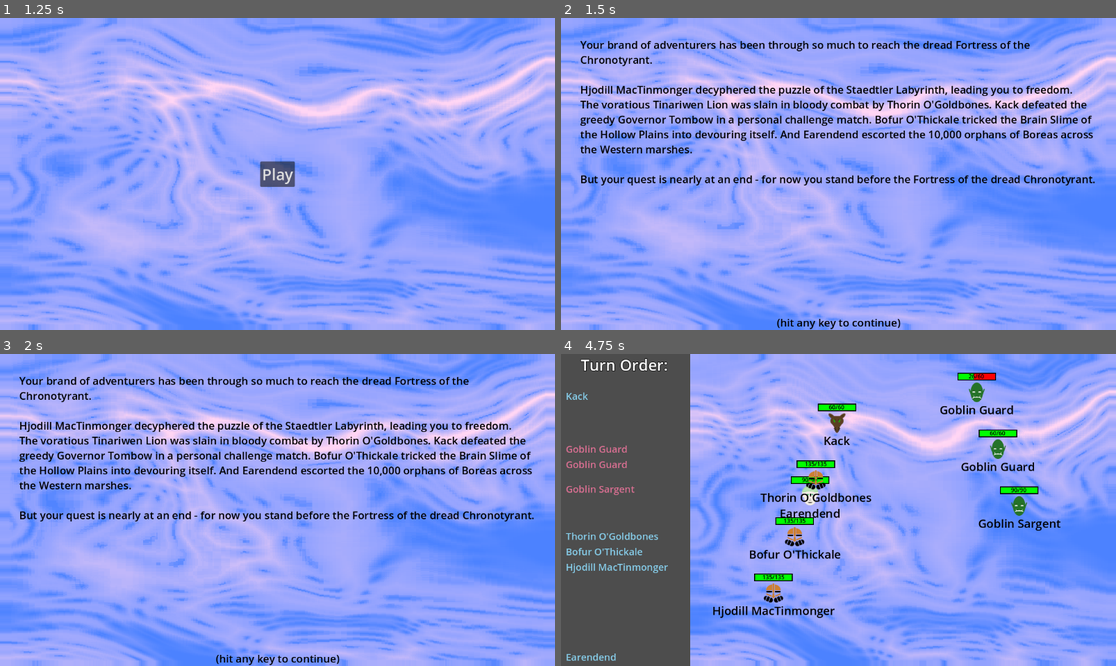
Above: before the commit, frames 1-4 (two rows, left to right).
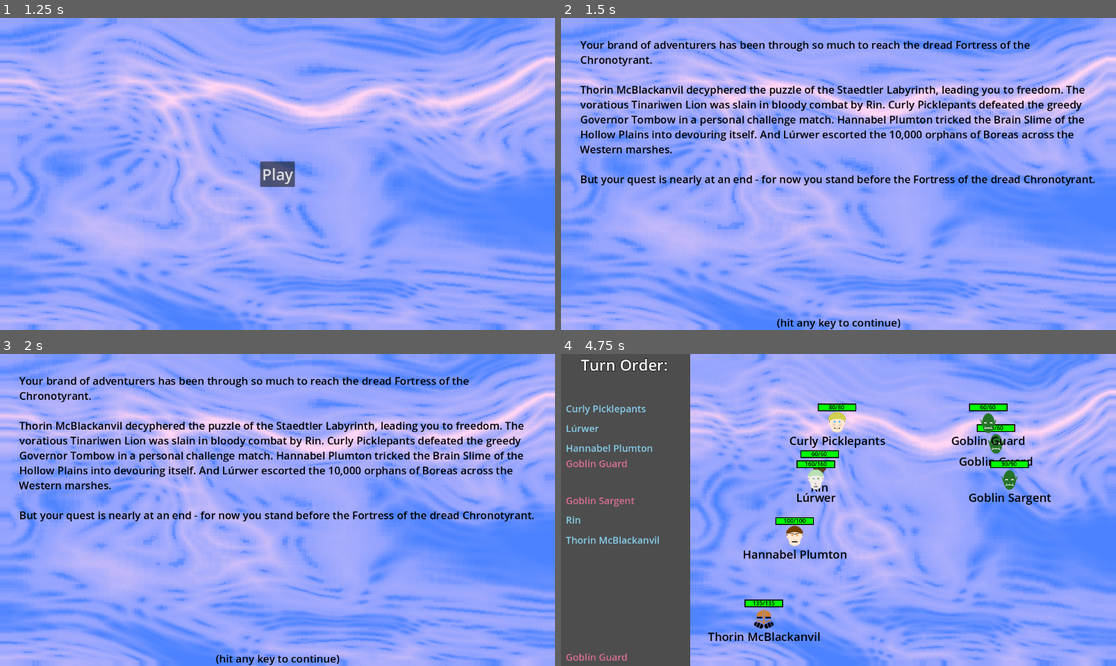
Above: after the commit, the same moments.

Repository: Habidakus/wild-jam-78-erase
Game: Godot game, scene res://Scenes/main.tscn
Two runs of this game, one before a commit and one after it. Both use one fixed random seed, a clock stepped at 60 frames per second and the inputs below. The engine's default icon, where the game draws it, is replaced by a stand-in: a white triangle on a blue panel in a dark square.
Inputs (mouse positions are in pixels of both pictures, inside the frame that each line leads up to):
- Up to frame 1 (1.25 s): tap Enter at 0.5 s; move the mouse to (399, 158) at 0.52 s; click (399, 158) at 0.67 s
- Up to frame 2 (1.5 s): click "Play" at 1.25 s
- Up to frame 3 (2 s): no input
- Up to frame 4 (4.75 s): tap Enter at 2, 3.5 s; move the mouse to (727, 525) at 2.02 s; click (727, 525) at 2.17 s; move the mouse to (894, 441) at 2.77 s; click (894, 441) at 2.92 s; move the mouse to (810, 572) at 3.52 s; click (810, 572) at 3.67 s; click (1010, 394) at 4.25 s, where only the run before the commit has a clickable "Halberd"

Frame 1 is identical in both runs. In frame 2, 6.2% of the frame differs, in the area x 3-96%, y 21-44%; in frame 3, 6.2%; in frame 4, 7.5%, in the area x 0-90%, y 6-99%.

Commit message:
Shuffle the heroes rather than randomize them

Diff:
--- a/Scripts/game.gd
+++ b/Scripts/game.gd
@@ -47,8 +47,12 @@
 		#foe_cds = EGameState.CalculusDiffScore.Reversed
 	#else:
 		#foe_cds = EGameState.CalculusDiffScore.Default
+	var species = UnitMod.create_species_shuffle(rnd)
+	var occupation = UnitMod.create_occupation_shuffle(rnd)
+	var equipment = UnitMod.create_equipment_shuffle(rnd)
 	for i in range(0, 5):
-		heroes.append(UnitStats.create_random(rnd, UnitStats.Side.HUMAN))
+		#heroes.append(UnitStats.create_random(rnd, UnitStats.Side.HUMAN))
+		heroes.append(UnitStats.create_shuffle_hero(i, species, occupation, equipment, rnd))
 
 func preserve_heroes() -> void:
 	for i in range(0, heroes.size()):
--- a/Scripts/unit_mod.gd
+++ b/Scripts/unit_mod.gd
@@ -126,6 +126,20 @@
 static var s_species_halfling : UnitMod = create("Halfling").set_attack(s_sling_attack).add_health(-20).add_slowness(-2).set_namer("create_halfling_name").set_icon(UnitStats.Icon.Halfling)
 static var s_species_orc : UnitMod = create("Orc").add_health(70).add_slowness(2.25).set_namer("create_orc_name").set_icon(UnitStats.Icon.Orc)
 static var s_species_ratman : UnitMod = create("Ratman").add_health(-40).add_slowness(-3.25).set_namer("create_ratman_name").set_icon(UnitStats.Icon.Ratman)
+
+static func create_species_shuffle(rnd : RandomNumberGenerator) -> Array[UnitMod]:
+	var sort_order : Array = [
+		[rnd.randf(), s_species_human],
+		[rnd.randf(), s_species_dwarf],
+		[rnd.randf(), s_species_elf],
+		[rnd.randf(), s_species_halfling],
+		[rnd.randf(), s_species_ratman],
+	]
+	sort_order.sort_custom(func(a,b) : return a[0] < b[0])
+	var ret_var : Array[UnitMod]
+	for entry in sort_order:
+		ret_var.append(entry[1])
+	return ret_var
 
 static func pick_random_species(rnd : RandomNumberGenerator) -> UnitMod:
 	match rnd.randi_range(0, 5):
@@ -161,6 +175,22 @@
 static var s_occupation_cleric : UnitMod = create("Cleric").set_skill_class(SkillStats.SkillClass.HOLY).set_attack(s_attack_heal).add_armor(5).set_attack(s_attack_mace)
 static var s_occupation_retiarius : UnitMod = create("Retiarius").set_skill_class(SkillStats.SkillClass.FIGHTER).set_attack(s_attack_net).set_attack(s_attack_trident)
 static var s_occupation_warlock : UnitMod = create("Warlock").set_skill_class(SkillStats.SkillClass.MAGIC).set_attack(s_attack_blood_curse)
+
+static func create_occupation_shuffle(rnd : RandomNumberGenerator) -> Array[UnitMod]:
+	var sort_order : Array = [
+		[rnd.randf(), s_occupation_knight],
+		[rnd.randf(), s_occupation_assassin],
+		[rnd.randf(), s_occupation_mage],
+		[rnd.randf(), s_occupation_barbarian],
+		[rnd.randf(), s_occupation_retiarius],
+		[rnd.randf(), s_occupation_warlock],
+		[rnd.randf(), s_occupation_cleric],
+	]
+	sort_order.sort_custom(func(a,b) : return a[0] < b[0])
+	var ret_var : Array[UnitMod]
+	for entry in sort_order:
+		ret_var.append(entry[1])
+	return ret_var
 
 static func pick_random_occupation(rnd : RandomNumberGenerator) -> UnitMod:
 	match rnd.randi_range(0, 6):
@@ -192,6 +222,20 @@
 static var s_equipment_potion : UnitMod = create("Potion").set_attack(s_attack_potion)
 static var s_equipment_zweihander : UnitMod = create("Zweihander").set_attack(s_attack_zweihander)
 
+static func create_equipment_shuffle(rnd : RandomNumberGenerator) -> Array[UnitMod]:
+	var sort_order : Array = [
+		[rnd.randf(), s_equipment_zweihander],
+		[rnd.randf(), s_equipment_halberd],
+		[rnd.randf(), s_equipment_armor],
+		[rnd.randf(), s_equipment_shield],
+		[rnd.randf(), s_equipment_potion],
+	]
+	sort_order.sort_custom(func(a,b) : return a[0] < b[0])
+	var ret_var : Array[UnitMod]
+	for entry in sort_order:
+		ret_var.append(entry[1])
+	return ret_var
+
 static func pick_random_equipment(rnd : RandomNumberGenerator) -> UnitMod:
 	match rnd.randi_range(0, 4):
 		0:
--- a/Scripts/unit_stats.gd
+++ b/Scripts/unit_stats.gd
@@ -34,6 +34,11 @@
 	else:
 		ret_val.init(UnitMod.s_species_goblin, UnitMod.s_occupation_guard, UnitMod.s_equipment_guard_gear, UnitStats.Side.COMPUTER, rnd)
 		ret_val.unit_name = "Goblin Guard"
+	return ret_val
+
+static func create_shuffle_hero(index : int, species : Array[UnitMod], occupation : Array[UnitMod], equipment : Array[UnitMod], rnd : RandomNumberGenerator) -> UnitStats:
+	var ret_val : UnitStats = UnitStats.new()
+	ret_val.init(species[index], occupation[index], equipment[index], Side.HUMAN, rnd)
 	return ret_val
 
 static func create_random(rnd : RandomNumberGenerator, _side : UnitStats.Side) -> UnitStats:
Not shown, changed: todo.txt
